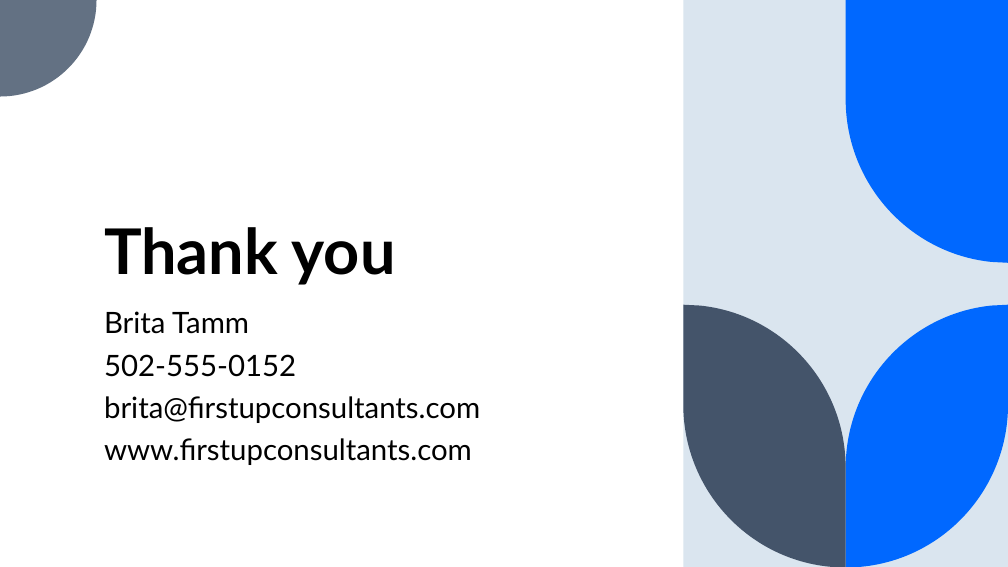
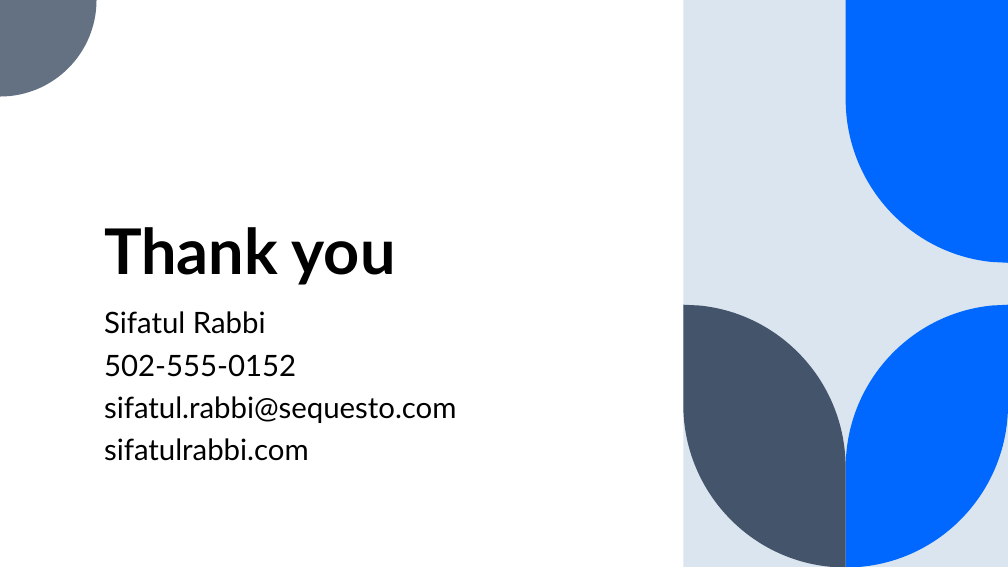
Before and after one commit to sifatulrabbi/learn-csharp-openxml, a slide deck: slide 13 of test-files/universal-presentation-fdsfa3432412f.pptx. Drawn at 1008x567 pixels with LibreOffice and Linux fonts; fonts in the diff are those of the drawing. Boxes give left, top, right and bottom in pixels: in the first picture for what was removed or moved away, otherwise in the second. Text is boxed around its words. In the diff, an @@ line names an element or a change of style, - is before the commit and + after.

```diff
--- a/test-files/universal-presentation-fdsfa3432412f.pptx
+++ b/test-files/universal-presentation-fdsfa3432412f.pptx
@@ subtitle at (104, 311, 266, 334): text changed @@
-Brita Tamm
+Sifatul Rabbi
@@ subtitle at (104, 396, 456, 461): text changed @@
-brita@firstupconsultants.com
-www.firstupconsultants.com
+sifatul.rabbi@sequesto.com
+sifatulrabbi.com
```
Also in this commit, not shown: 6 other files.
